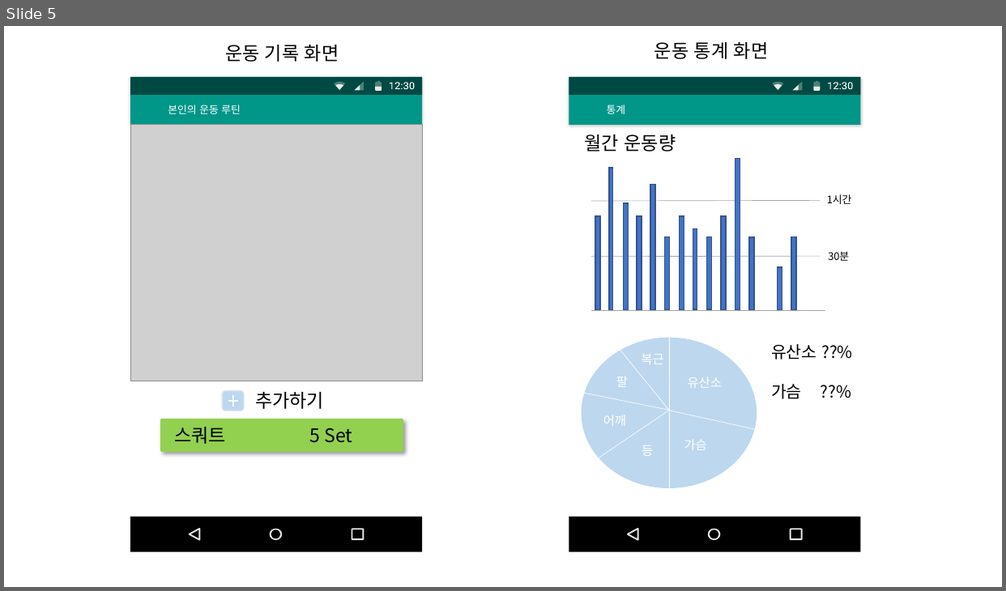
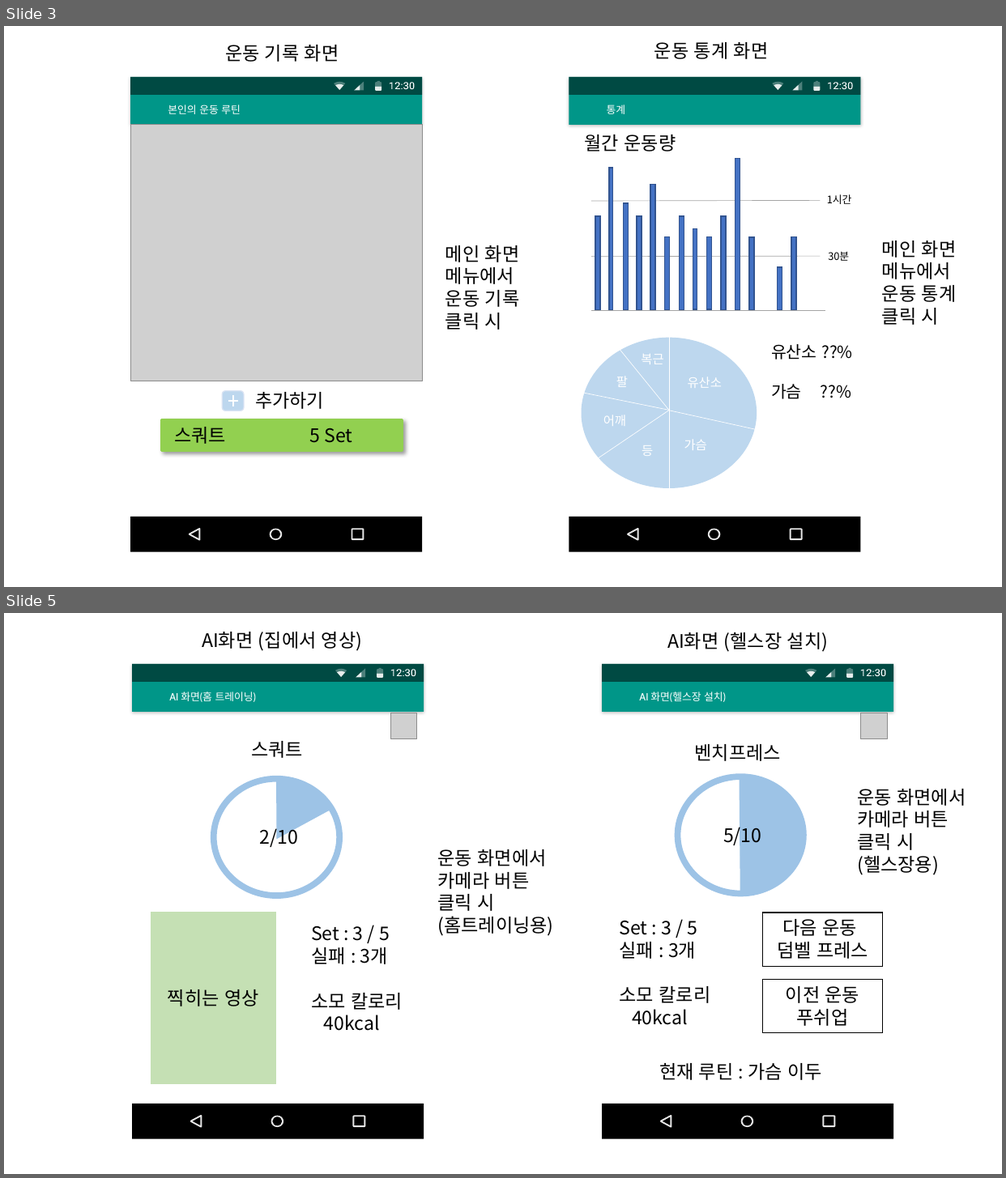
Before and after one commit to alstjr7437/AHC-AppProject, a slide deck: 설계/2반201915622김민석.pptx. Shown one above the other, each under a label of ours: slide 5 before the commit, slides 3 and 5 after it; the slides between them are not shown. The pictures are 1006x591 and 1006x1178 pixels, drawn with LibreOffice and Linux fonts; fonts in the diff are those of the drawing; grey boxes stand for pictures. Boxes give left, top, right and bottom in pixels: in the first picture for what was removed or moved away, otherwise in the second. Text is boxed around its words. In the diff, an @@ line names an element or a change of style, - is before the commit and + after.

```diff
--- a/설계/2반201915622김민석.pptx
+++ b/설계/2반201915622김민석.pptx
@@ slide 5 added at (x1=4, y1=613, x2=1002, y2=1174), background #FFFFFF @@
@@ text added at (x1=202, y1=632, x2=362, y2=651), 18 pt, text #000000 @@
+AI화면 (집에서 영상)
@@ text added at (x1=667, y1=632, x2=828, y2=652), 18 pt, text #000000 @@
+AI화면 (헬스장 설치)
@@ text added at (x1=857, y1=789, x2=965, y2=875), 18 pt, text #000000 @@
+운동 화면에서
+카메라 버튼
+클릭 시
+(헬스장용)
@@ text added at (x1=438, y1=850, x2=554, y2=936), 18 pt, text #000000 @@
+운동 화면에서
+카메라 버튼
+클릭 시
+(홈트레이닝용)
@@ group added at (x1=132, y1=664, x2=424, y2=1140): 11 freeform shapes, 4 rectangles, 3 texts, 1 picture, 1 triangle, 1 ellipse @@
+AI 화면(홈 트레이닝)
+스쿼트
+2/10
+찍히는 영상
+Set : 3 / 5
+실패 : 3개
+소모 칼로리
+40kcal
@@ group added at (x1=602, y1=664, x2=894, y2=1140): 11 freeform shapes, 5 rectangles, 5 texts, 1 picture, 1 triangle, 1 ellipse @@
+AI 화면(헬스장 설치)
+벤치프레스
+Set : 3 / 5
+실패 : 3개
+소모 칼로리
+40kcal
+5/10
+다음 운동
+덤벨 프레스
+이전 운동
+푸쉬업
+현재 루틴 : 가슴 이두
@@ what was slide 5 is now slide 3 @@
@@ slide 3 changed as well @@
@@ text added at (x1=882, y1=241, x2=957, y2=325), 18 pt, text #000000 @@
+메인 화면
+메뉴에서
+운동 통계
+클릭 시
@@ text added at (x1=445, y1=246, x2=520, y2=330), 18 pt, text #000000 @@
+메인 화면
+메뉴에서
+운동 기록
+클릭 시
```
Also in this commit, not shown: 5 other slides changed.
